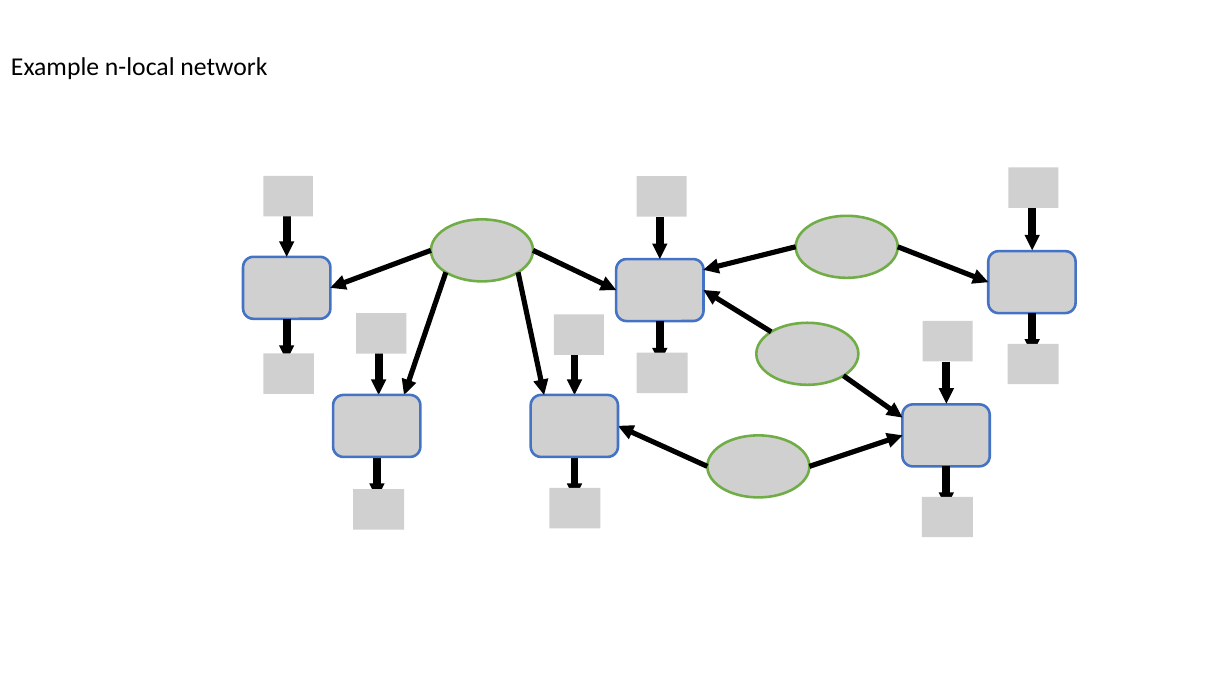
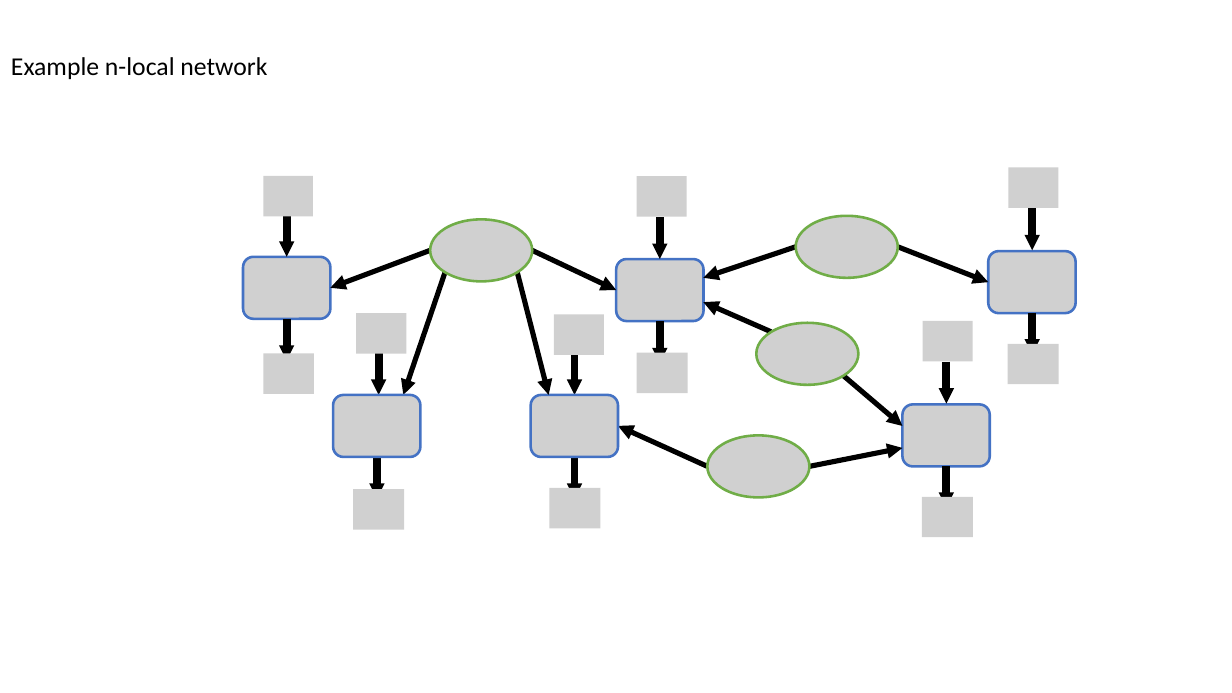
Before and after one commit to ChitambarLab/vqo-nonlocality-noisy-quantum-networks, a slide deck: slide 2 of vqo_noisy_nonlocality_quantum_networks.pptx. Drawn at 1232x693 pixels with LibreOffice and Linux fonts; fonts in the diff are those of the drawing; grey boxes stand for pictures. Boxes give left, top, right and bottom in pixels: in the first picture for what was removed or moved away, otherwise in the second. Text is boxed around its words. In the diff, an @@ line names an element or a change of style, - is before the commit and + after.

Commit message:
powerpoint changes

```diff
--- a/vqo_noisy_nonlocality_quantum_networks.pptx
+++ b/vqo_noisy_nonlocality_quantum_networks.pptx
@@ arrow moved from (796, 247) - (703, 270) to (796, 247) - (703, 278) @@
@@ arrow moved from (518, 273) - (544, 395) to (518, 273) - (549, 395) @@
@@ arrow moved from (772, 332) - (703, 290) to (772, 332) - (703, 302) @@
@@ arrow moved from (844, 376) - (903, 418) to (844, 376) - (903, 426) @@
@@ arrow moved from (810, 467) - (903, 435) to (810, 467) - (903, 448) @@
```
Also in this commit, not shown: 4 other slides changed, 3 slides added, 1 other file.
